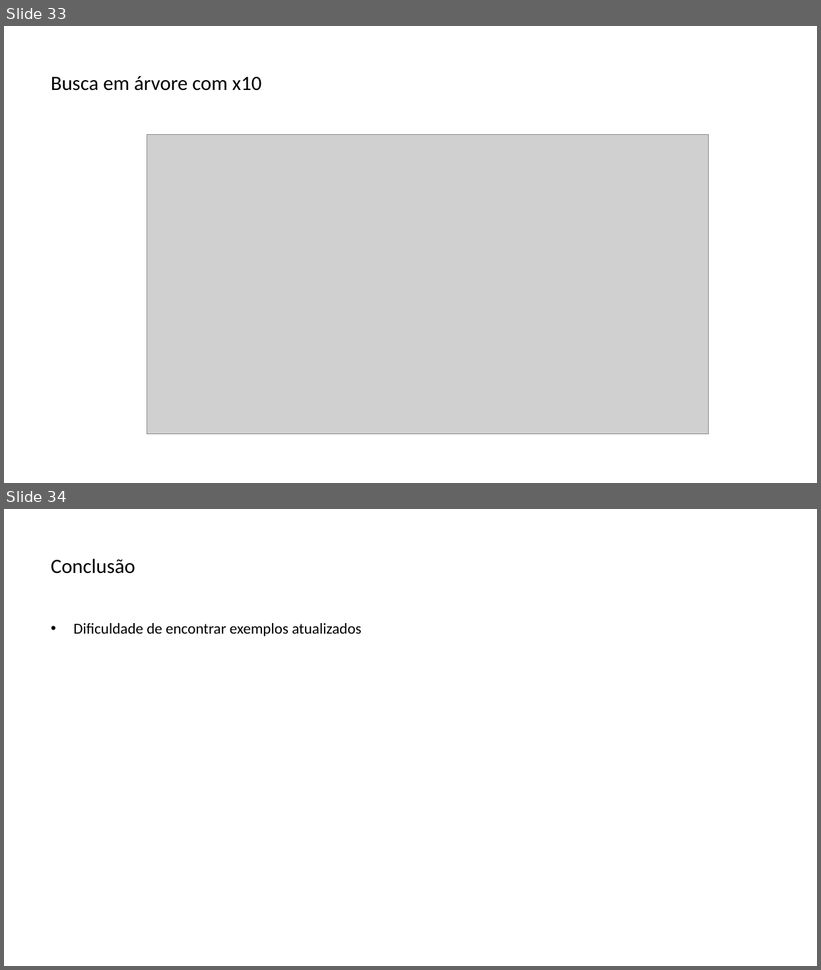
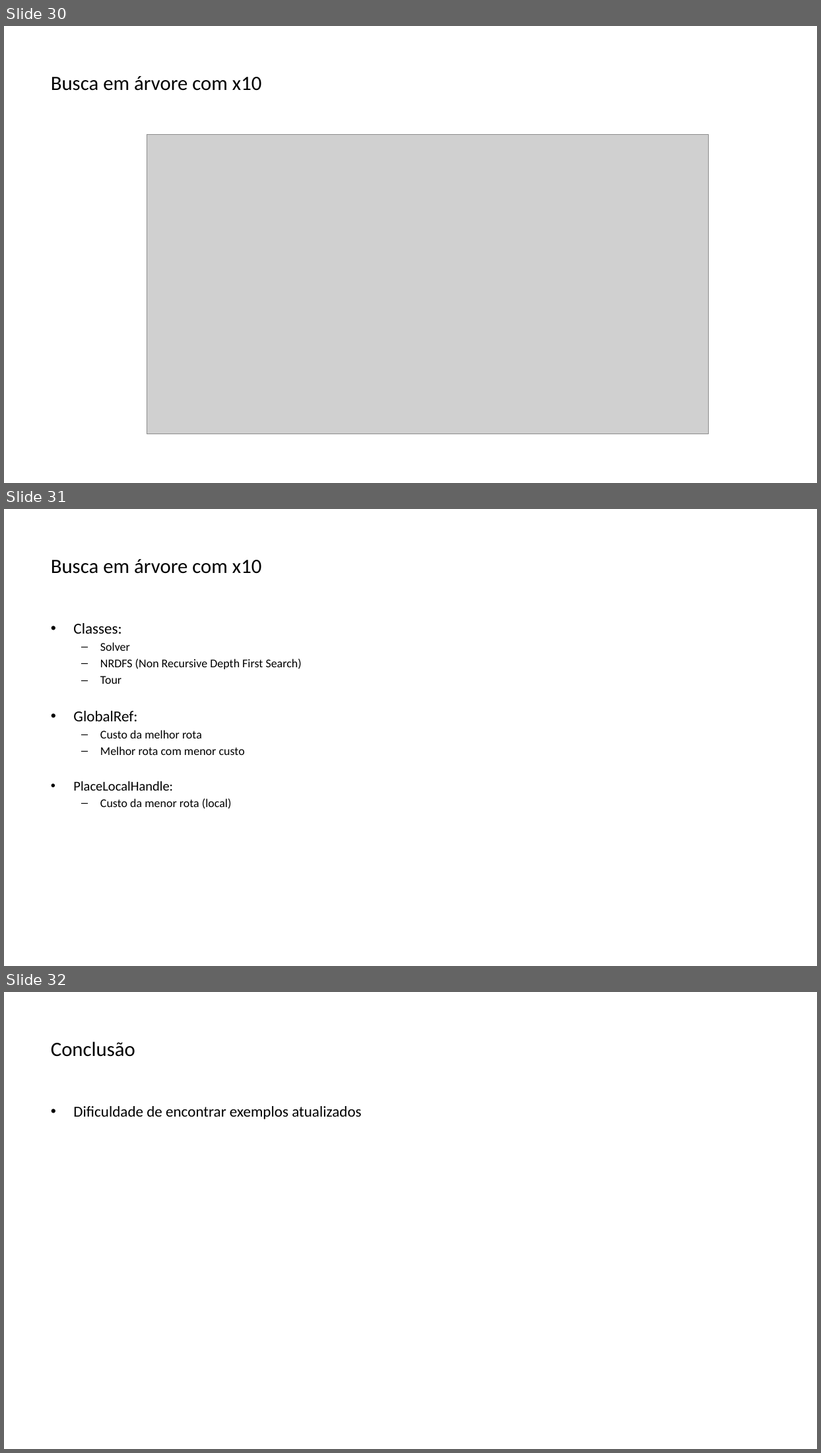
Before and after one commit to lquatrin/inf2591, a slide deck: x10.pptx. Shown one above the other, each under a label of ours: slides 33 and 34 before the commit, slides 30, 31 and 32 after it. The pictures are 821x970 and 821x1453 pixels, drawn with LibreOffice and Linux fonts; fonts in the diff are those of the drawing; grey boxes stand for pictures. Boxes give left, top, right and bottom in pixels: in the first picture for what was removed or moved away, otherwise in the second. Text is boxed around its words. In the diff, an @@ line names an element or a change of style, - is before the commit and + after.

```diff
--- a/x10.pptx
+++ b/x10.pptx
@@ slide 31 added at bbox=[4, 509, 817, 966], background #FFFFFF @@
@@ title added at bbox=[51, 559, 261, 574], 24 pt, text #000000 @@
+Busca em árvore com x10
@@ text added at bbox=[73, 623, 302, 809], 14 pt, text #000000 @@
+• Classes:
+  – Solver
+  – NRDFS (Non Recursive Depth First Search)
+  – Tour
+• GlobalRef:
+  – Custo da melhor rota
+  – Melhor rota com menor custo
+• PlaceLocalHandle:
+  – Custo da menor rota (local)
@@ what was slide 33 is now slide 30 @@
@@ what was slide 34 is now slide 32 @@
```
Also in this commit, not shown: 7 slides changed, 3 slides removed.
